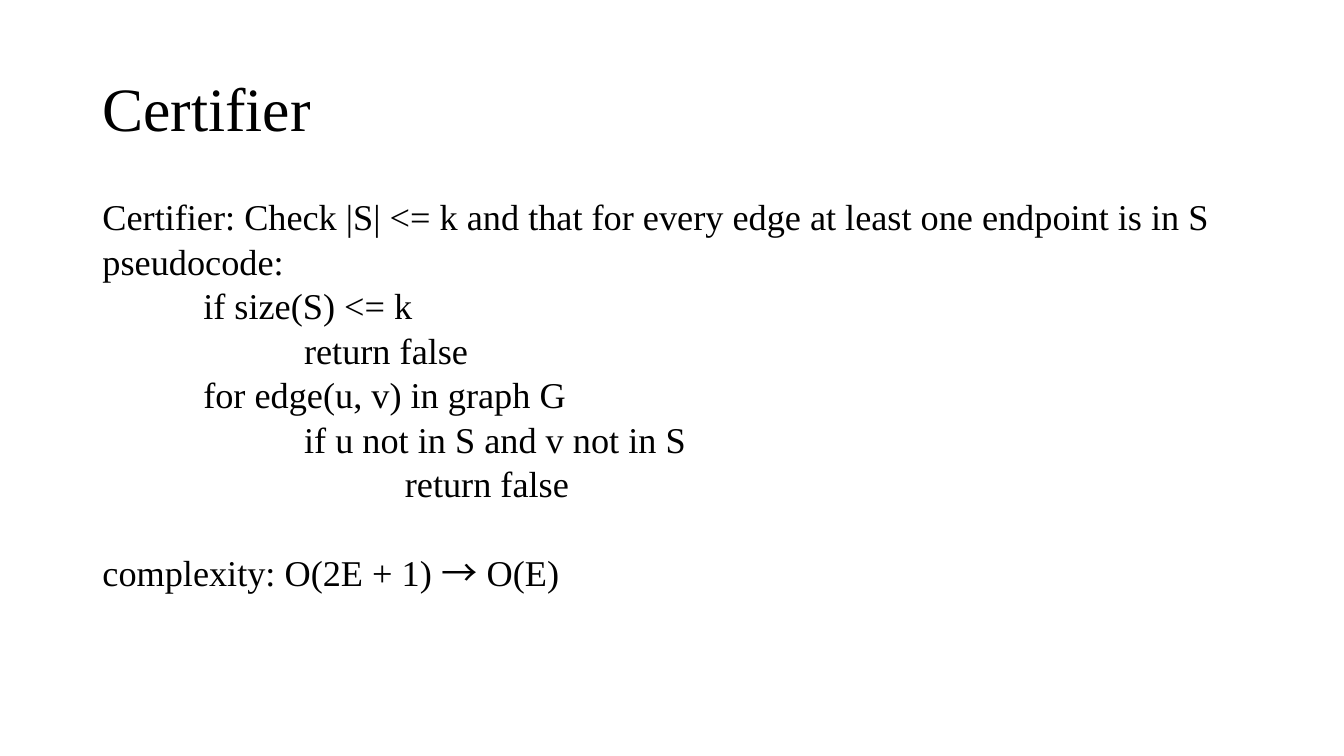
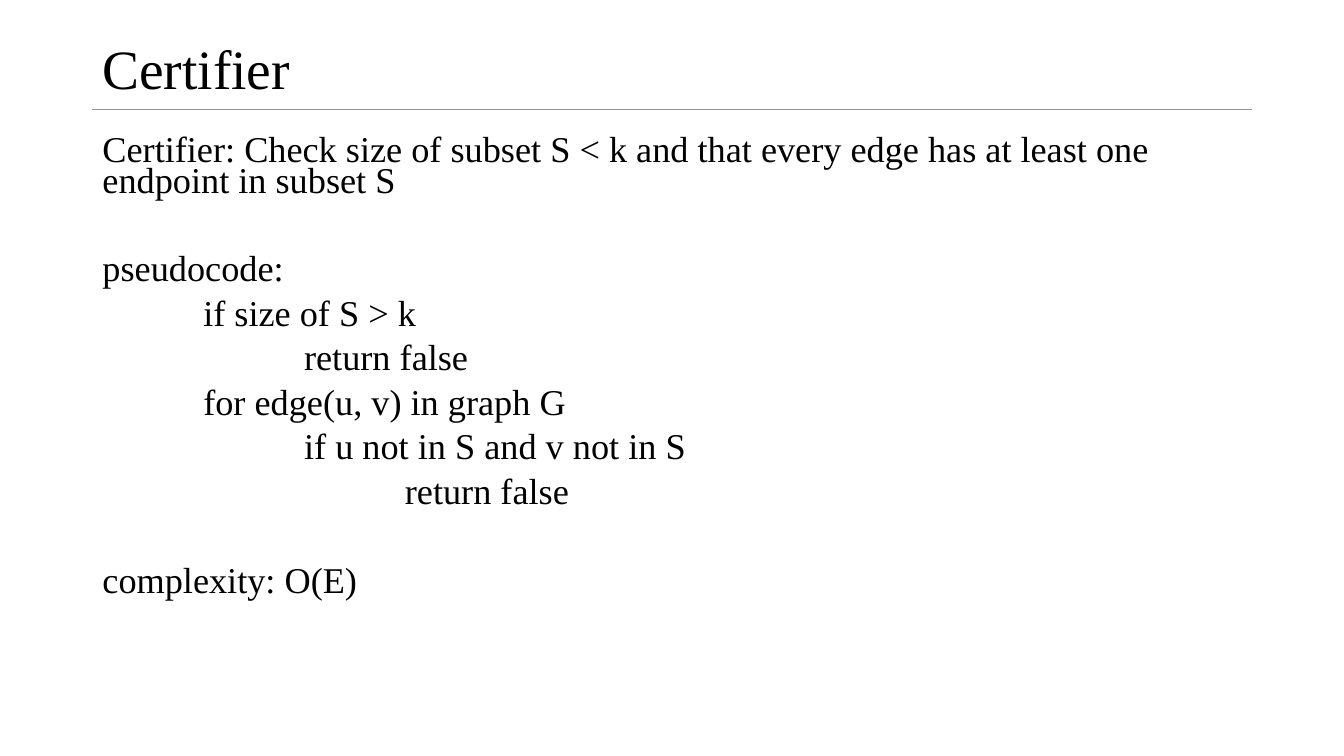
Before and after one commit to chen6wx/np-project, a slide deck: slide 4 of presentations/problem_presentation.pptx. Drawn at 1344x756 pixels with LibreOffice and Linux fonts; fonts in the diff are those of the drawing. Boxes give left, top, right and bottom in pixels: in the first picture for what was removed or moved away, otherwise in the second. Text is boxed around its words. In the diff, an @@ line names an element or a change of style, - is before the commit and + after.

```diff
--- a/presentations/problem_presentation.pptx
+++ b/presentations/problem_presentation.pptx
@@ title "Certifier" at <box>102,50,289,90</box>: size 44 to 39.6 pt @@
@@ line added from (93, 109) to (1252, 109), #ED7D31 0.5 pt @@
@@ text "Certifier: Check size of subset ...": place and size @@
-text "Certifier: Check size of subset ..." at <box>102,204,1208,593</box>
+text "Certifier: Check size of subset ..." at <box>102,136,1148,600</box>
@@ text at <box>102,136,1148,200</box>: text changed @@
-Certifier: Check |S| <= k and that for every edge at least one endpoint is in S
+Certifier: Check size of subset S < k and that every edge has at least one endpoint in subset S
@@ text at <box>203,300,416,327</box>: text changed @@
-if size(S) <= k
+if size of S > k
@@ text at <box>102,567,357,600</box>: text changed @@
-complexity: O(2E + 1) → O(E)
+complexity: O(E)
```
Also in this commit, not shown: 7 other slides changed, 3 slides added, 2 slides removed.
